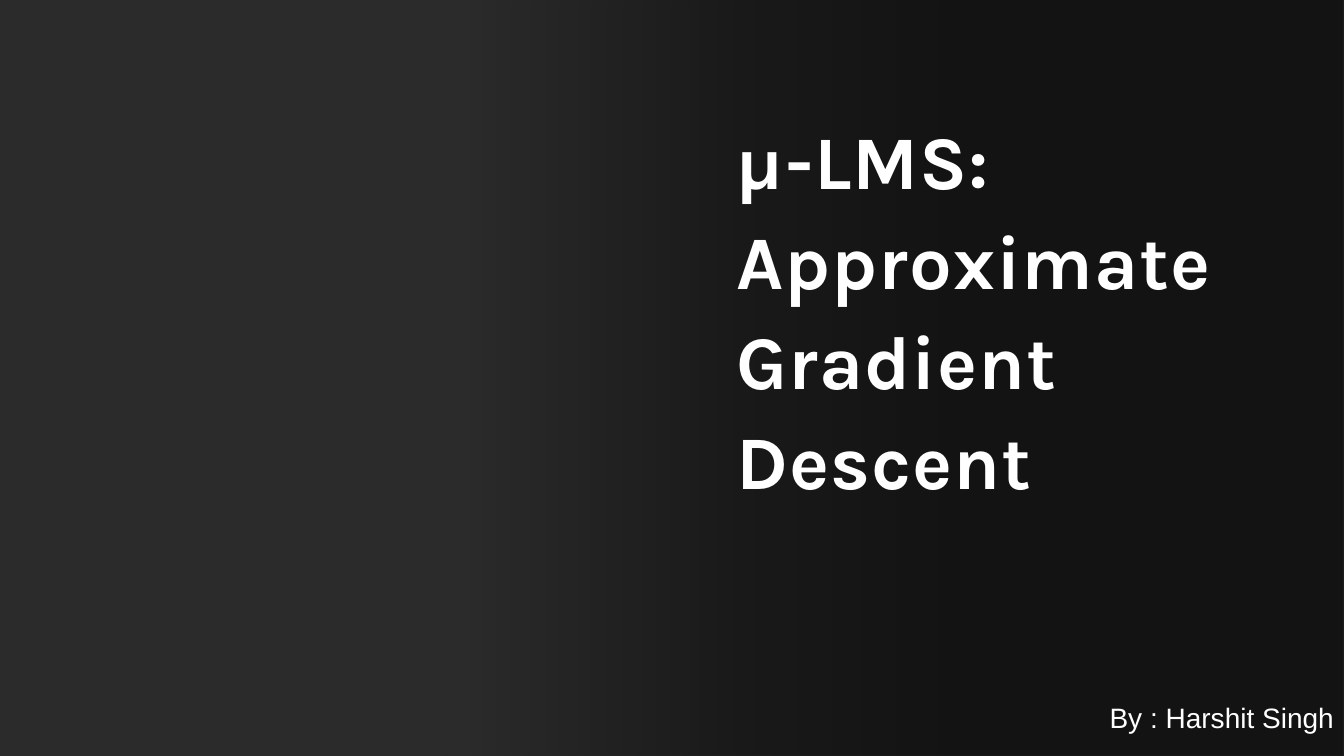
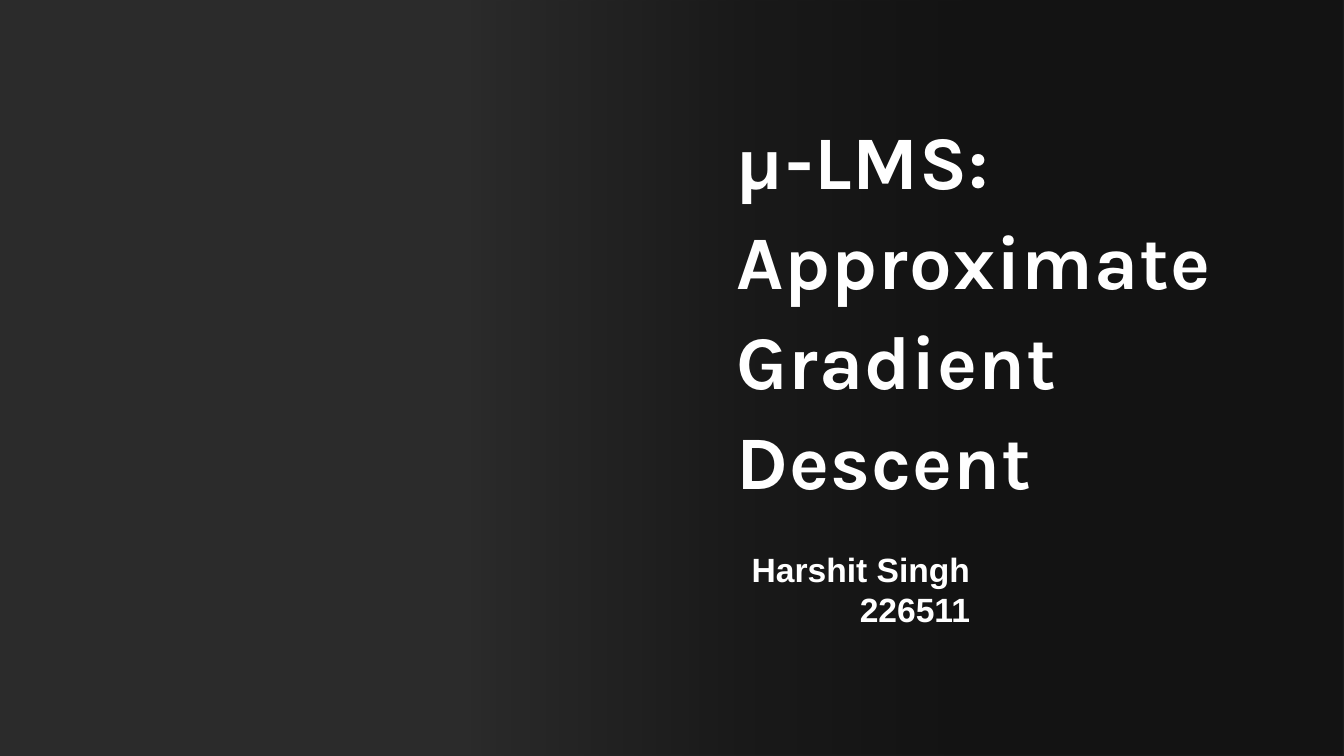
Before and after one commit to Harsh502s/ML-Assignments, a slide deck: slide 1 of SC Seminar/µ-LMS.pptx. Drawn at 1344x756 pixels with LibreOffice and Linux fonts; fonts in the diff are those of the drawing; background and template pictures are left out; a plain dark background stands for a picture behind light text. Boxes give left, top, right and bottom in pixels: in the first picture for what was removed or moved away, otherwise in the second. Text is boxed around its words. In the diff, an @@ line names an element or a change of style, - is before the commit and + after.

```diff
--- a/SC Seminar/µ-LMS.pptx
+++ b/SC Seminar/µ-LMS.pptx
@@ text at (752, 557, 970, 623): text changed; size 20 to 24 pt; bold on @@
-By : Harshit Singh
+Harshit Singh
+226511
```
Also in this commit, not shown: 2 other slides changed, 1 slide added, 1 other file.
